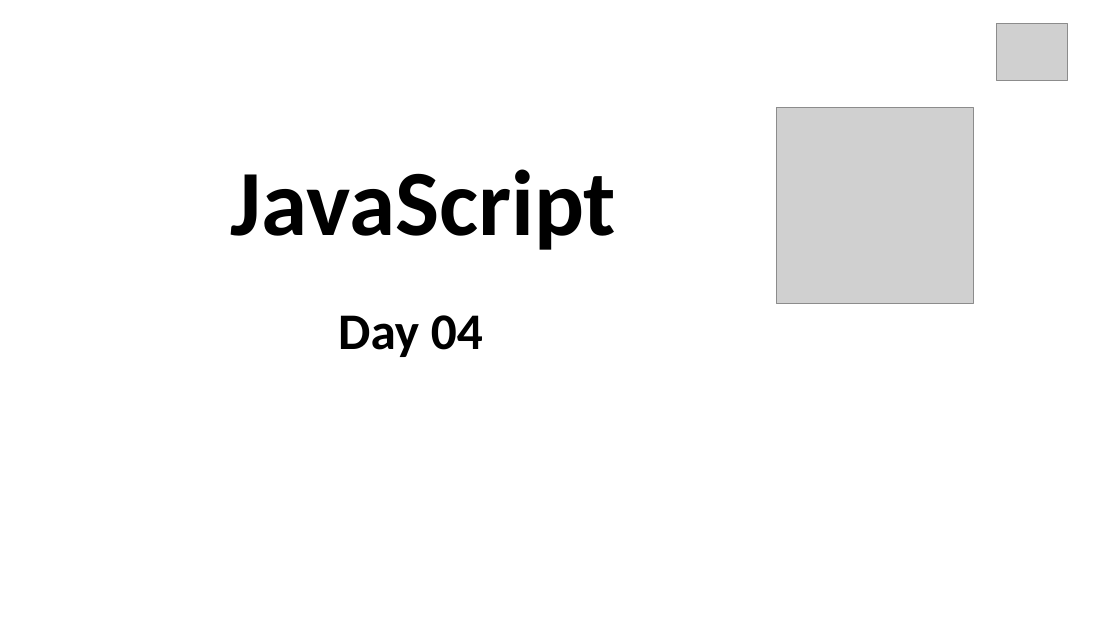
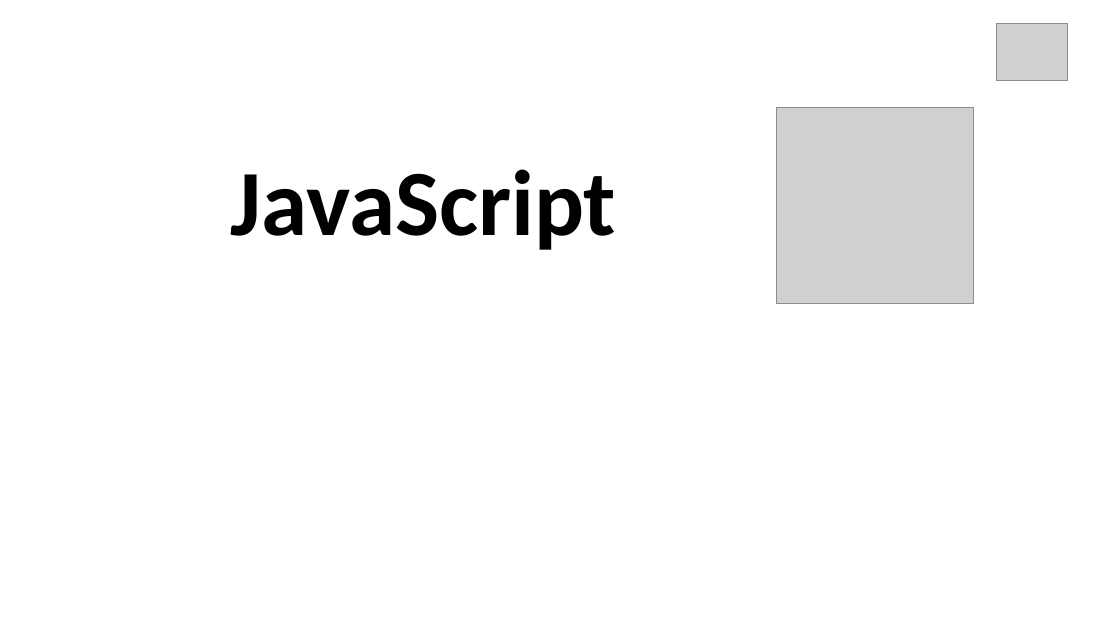
Before and after one commit to pappudey/Course-Code-, a slide deck: slide 18 of js 1st class slide - part 01 .pptx. Drawn at 1120x630 pixels with LibreOffice and Linux fonts; fonts in the diff are those of the drawing; grey boxes stand for pictures. Boxes give left, top, right and bottom in pixels: in the first picture for what was removed or moved away, otherwise in the second. Text is boxed around its words. In the diff, an @@ line names an element or a change of style, - is before the commit and + after.

```diff
--- a/js 1st class slide - part 01 .pptx
+++ b/js 1st class slide - part 01 .pptx
@@ text removed at (338,315,483,357) @@
-Day 04
```
Also in this commit, not shown: 1 other file.
